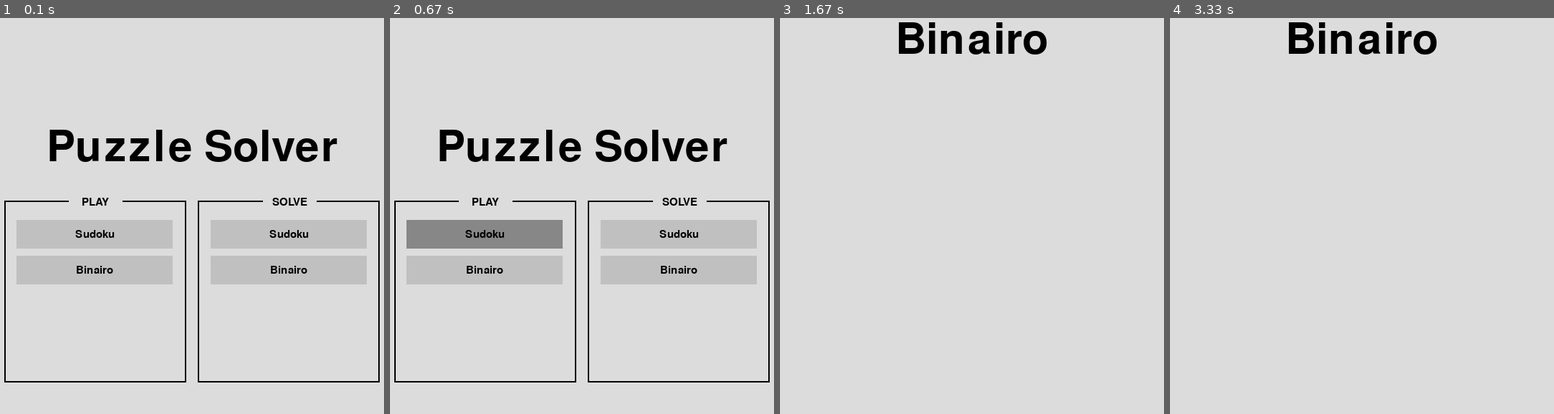
Above: before the commit, frames 1-4 (left to right).
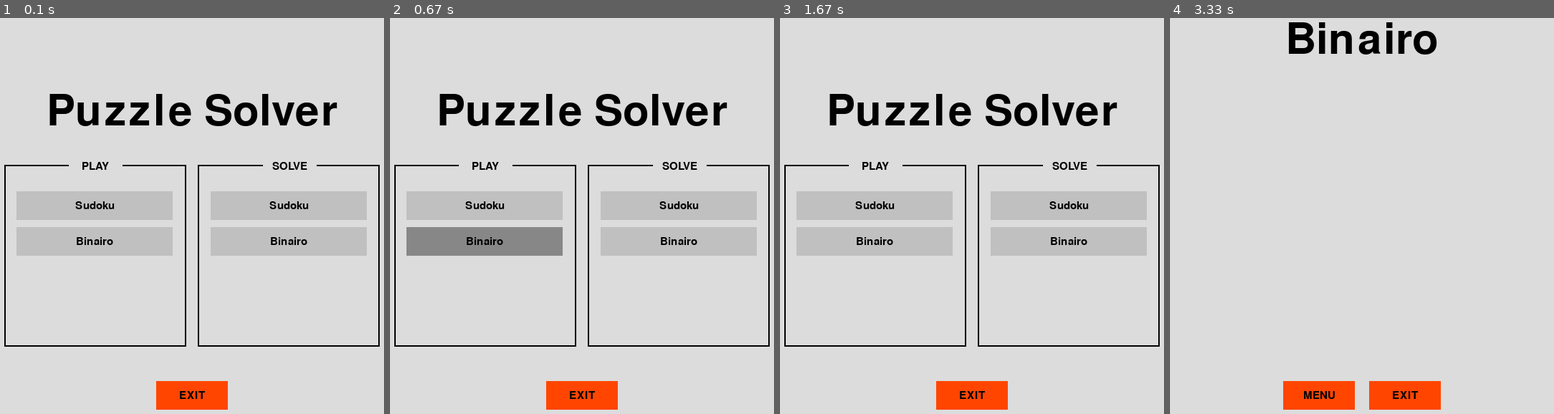
Above: after the commit, the same moments.

Repository: ChristopheVdE/Puzzle-solver
Game: pygame game, started from Application/Pygame/game.py
Same seed, same stepped clock (60 frames per second), same inputs: the game is played once before the commit and once after it.
Inputs (mouse positions are in pixels of both pictures, inside the frame that each line leads up to):
- Up to frame 1 (0.1 s): no input
- Up to frame 2 (0.67 s): move the mouse to (562, 239) at 0.37 s
- Up to frame 3 (1.67 s): press the mouse at (1037, 255) at 0.87 s; move the mouse to (929, 160) at 0.97 s; release the mouse at (822, 61) at 1.1 s
- Up to frame 4 (3.33 s): press the mouse at (1427, 255) at 2.93 s; move the mouse to (1408, 231) at 3.03 s; release the mouse at (1388, 204) at 3.17 s

The runs differ from the first frame. In frame 1, 23% of the frame differs, in the area x 1-99%, y 19-99%; in frame 2, 23%; in frame 3, 19%; in frame 4, 2.7%.

Commit message:
Exit and menu buttons
Menu buttons didn't seem to be able to use the Button-function itself because of the action it should preform.

It works as it should right now but more testing required.

Diff:
--- a/Application/Pygame/game.py
+++ b/Application/Pygame/game.py
@@ -63,6 +63,10 @@
     # Add Text to Button
     TextObject(Text, ButtonFont, black, TopLeft[0] + (ButtonWidth / 2), TopLeft[1] + (ButtonHeight / 2))
 
+# Quit the game ---------------------------------------------------------------------------------------------
+def quitgame():
+    pygame.quit()
+    quit()
 # ===========================================================================================================
 
 
@@ -77,12 +81,13 @@
         # Set background color
         Screen.fill(backgroundcolor)
         # Display title
-        TextObject("Puzzle Solver", TitleFont, black, ScreenWidth / 2, ScreenHeight / 3)
+        TextObject("Puzzle Solver", TitleFont, black, ScreenWidth / 2, ScreenHeight / 4)
 
     # [SUBMENU] 1) Play a random board ------------------------------------------------------------------------
         Submenu_X = 140
-        Submenu_Y = int(ScreenHeight / 3 + 75)
+        Submenu_Y = int(ScreenHeight / 4 + 75)
         Button_X = int((Submenu_X + 170) / 2)
+        Button_Y = int(Submenu_Y + 35)
 
         # Submenu - outline
         pygame.draw.rect(Screen, black, (Submenu_X - 2, Submenu_Y - 2, 250 + 4, 250 + 4))
@@ -91,23 +96,27 @@
         # Submenu - title
         Button("PLAY", (Button_X + 73, Submenu_Y - 15), 75, 30, backgroundcolor, backgroundcolor)
         # Submenu - buttons
-        Button("Sudoku", (Button_X, 300), 218, 40, ButtonColor, HighlightColor, Sudoku_GameLoop)
-        Button("Binairo", (Button_X, 350), 218, 40, ButtonColor, HighlightColor, Binairo_GameLoop)
+        Button("Sudoku", (Button_X, Button_Y), 218, 40, ButtonColor, HighlightColor, Sudoku_GameLoop)
+        Button("Binairo", (Button_X, Button_Y + 50), 218, 40, ButtonColor, HighlightColor, Binairo_GameLoop)
 
     # [SUBMENU] 2) Solve an existing board --------------------------------------------------------------------
         Submenu_X = 150 + 260
-        Submenu_Y = int(ScreenHeight / 3 + 75)
+        Submenu_Y = int(ScreenHeight / 4 + 75)
         Button_X = int((Submenu_X + 443) / 2)
-
-        # Print submenu-rectangles - Outline
+        Button_Y = int(Submenu_Y + 35)
+
+        # Submenu - outline
         pygame.draw.rect(Screen, black, (Submenu_X - 2, Submenu_Y - 2, 250 + 4, 250 + 4))
-        # Print submenu-rectangles - Inner color
+        # Submenu - color
         pygame.draw.rect(Screen, backgroundcolor, (Submenu_X, Submenu_Y, 250, 250))
-        # Print submenu-rectangles - Titles
+        # Submenu - title
         Button("SOLVE", (Button_X + 73, Submenu_Y - 15), 75, 30, backgroundcolor, backgroundcolor)
-        # Buttons - Solve Existing board
-        Button("Sudoku", (Button_X, 300), 218, 40, ButtonColor, HighlightColor, Sudoku_GameLoop)
-        Button("Binairo", (Button_X, 350), 218, 40, ButtonColor, HighlightColor, Binairo_GameLoop)
+        # Submenu - buttons
+        Button("Sudoku", (Button_X, Button_Y), 218, 40, ButtonColor, HighlightColor, Sudoku_GameLoop)
+        Button("Binairo", (Button_X, Button_Y + 50), 218, 40, ButtonColor, HighlightColor, Binairo_GameLoop)
+
+    # EXIT Button ------------------------------------------------------------------------------------------
+        Button("EXIT", (ScreenWidth /2 - 50, ScreenHeight - 75), 100, 40, (255,69,0), (139,0,0), quitgame)
 
     # Update Display ---------------------------------------------------------------------------------------
         pygame.display.update()
@@ -129,12 +138,34 @@
         # Display title
         TextObject("Sudoku", TitleFont, black, int(ScreenWidth / 2), 50)
 
+
+    # BACK TO MAIN MENU Button (Action cant be passed through Button function so full code is used here) -
+        TopLeft = (ScreenWidth / 2 - 110, ScreenHeight - 75)
+
+        # Get mouse position & track mouse-clicks
+        mouse = pygame.mouse.get_pos()
+        click = pygame.mouse.get_pressed()
+
+        # Draw Button & Highlight button if slected & Perform action if pressed
+        if TopLeft[0] + 100 > mouse[0] > TopLeft[0] and TopLeft[1] + 40 > mouse[1] > TopLeft[1]:
+            pygame.draw.rect(Screen, (139,0,0), (int(TopLeft[0]), int(TopLeft[1]), 100, 40))
+            if click[0] == 1:
+                Menu = True
+                running = False
+        else:
+            pygame.draw.rect(Screen, (255,69,0), (int(TopLeft[0]), int(TopLeft[1]), 100, 40))
+        # Add Text to Button
+        TextObject("MENU", ButtonFont, black, TopLeft[0] + (100 / 2), TopLeft[1] + (40 / 2))
+
+    # EXIT Button ------------------------------------------------------------------------------------------
+        Button("EXIT", (ScreenWidth /2 + 10, ScreenHeight - 75), 100, 40, (255,69,0), (139,0,0), quitgame)
+
         # Update Display
         pygame.display.update()
 
     # Completely close the game (if this code isn't here, it closes the loop but not the app. The app would go back to the main menu.
-    pygame.quit()
-    quit()
+    if not Menu:
+        quitgame()
 # ==========================================================================================================
 
 # GAME LOOP: Binairo =======================================================================================
@@ -152,12 +183,33 @@
         # Display title
         TextObject("Binairo", TitleFont, black, int(ScreenWidth / 2), 50)
 
+    # BACK TO MAIN MENU Button (Action cant be passed through Button function so full code is used here) -
+        TopLeft = (ScreenWidth / 2 - 110, ScreenHeight - 75)
+
+        # Get mouse position & track mouse-clicks
+        mouse = pygame.mouse.get_pos()
+        click = pygame.mouse.get_pressed()
+
+        # Draw Button & Highlight button if slected & Perform action if pressed
+        if TopLeft[0] + 100 > mouse[0] > TopLeft[0] and TopLeft[1] + 40 > mouse[1] > TopLeft[1]:
+            pygame.draw.rect(Screen, (139,0,0), (int(TopLeft[0]), int(TopLeft[1]), 100, 40))
+            if click[0] == 1:
+                Menu = True
+                running = False
+        else:
+            pygame.draw.rect(Screen, (255,69,0), (int(TopLeft[0]), int(TopLeft[1]), 100, 40))
+        # Add Text to Button
+        TextObject("MENU", ButtonFont, black, TopLeft[0] + (100 / 2), TopLeft[1] + (40 / 2))
+
+    # EXIT Button ------------------------------------------------------------------------------------------
+        Button("EXIT", (ScreenWidth /2 + 10, ScreenHeight - 75), 100, 40, (255,69,0), (139,0,0), quitgame)
+
         # Update Display
         pygame.display.update()
 
     # Completely close the game (if this code isn't here, it closes the loop but not the app. The app would go back to the main menu.
-    pygame.quit()
-    quit()
+    if not Menu:
+        quitgame()
 # ==========================================================================================================
 
 # Start game
